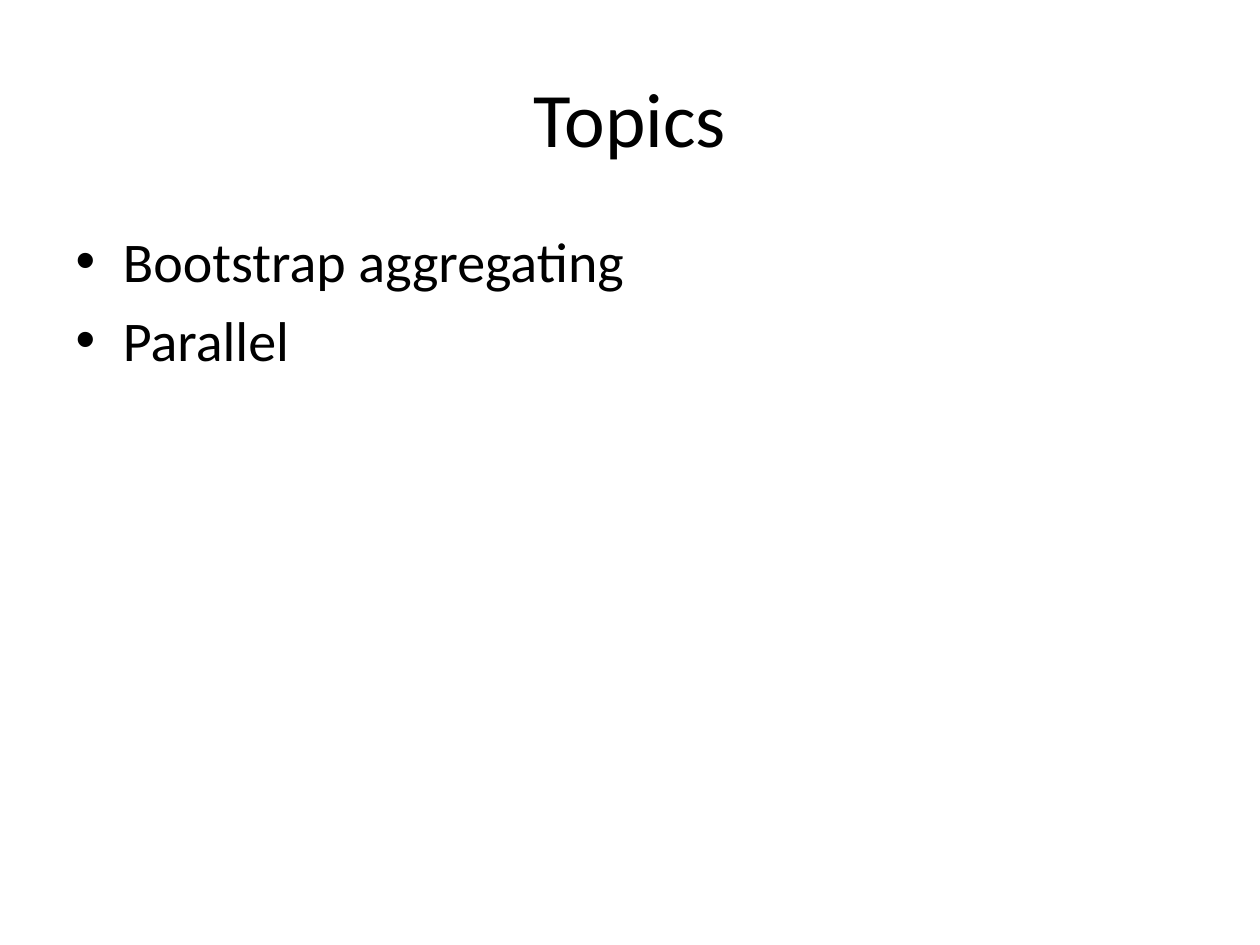
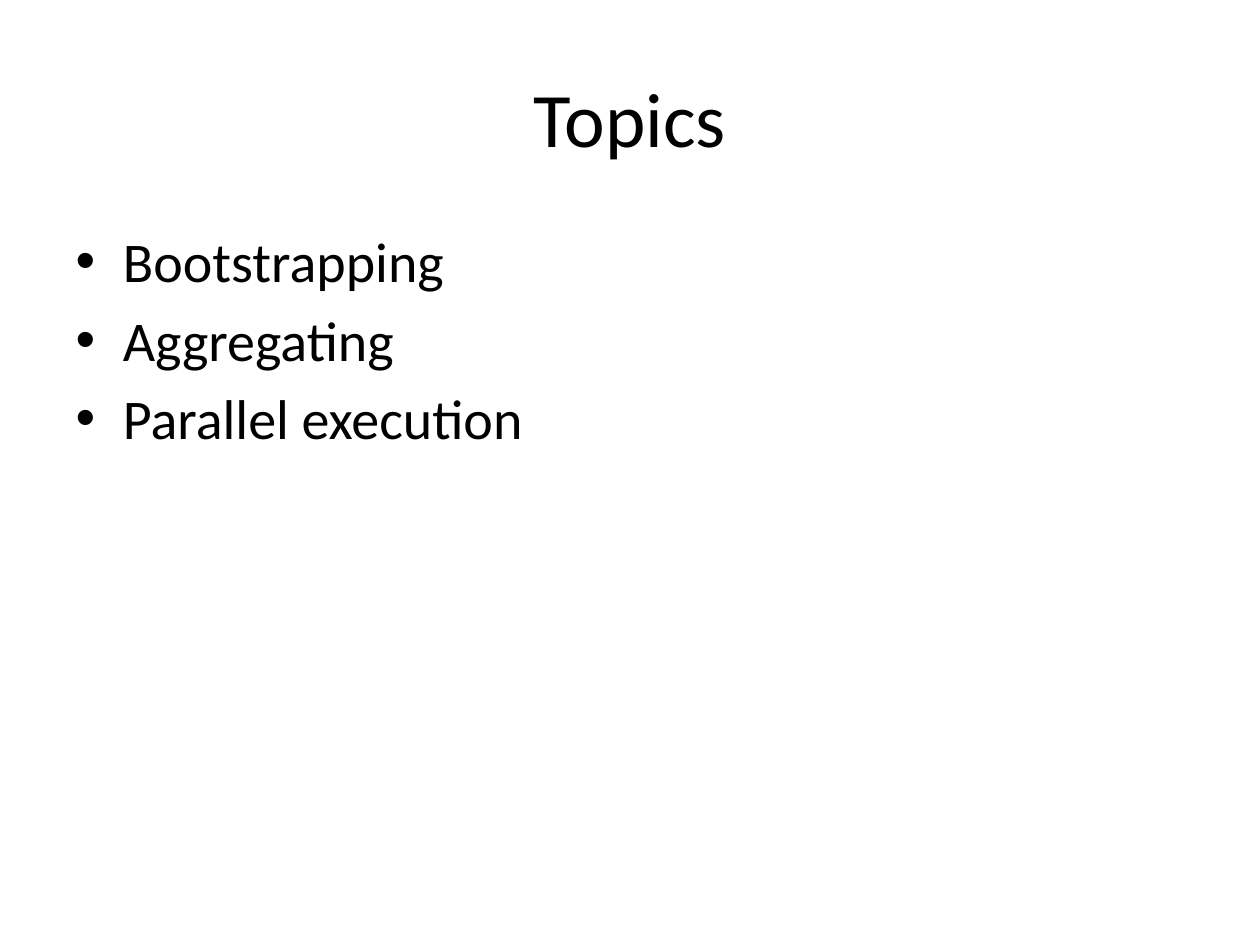
Before and after one commit to look4pritam/ArtificialIntelligence, a slide deck: slide 2 of MachineLearning/EnsembleMethods/Bagging.pptx. Drawn at 1260x945 pixels with LibreOffice and Linux fonts; fonts in the diff are those of the drawing. Boxes give left, top, right and bottom in pixels: in the first picture for what was removed or moved away, otherwise in the second. Text is boxed around its words. In the diff, an @@ line names an element or a change of style, - is before the commit and + after.

```diff
--- a/MachineLearning/EnsembleMethods/Bagging.pptx
+++ b/MachineLearning/EnsembleMethods/Bagging.pptx
@@ text at <box>123,243,523,440</box>: text changed @@
-• Bootstrap aggregating
-• Parallel
+• Bootstrapping
+• Aggregating
+• Parallel execution
```
Also in this commit, not shown: 1 slide added.
